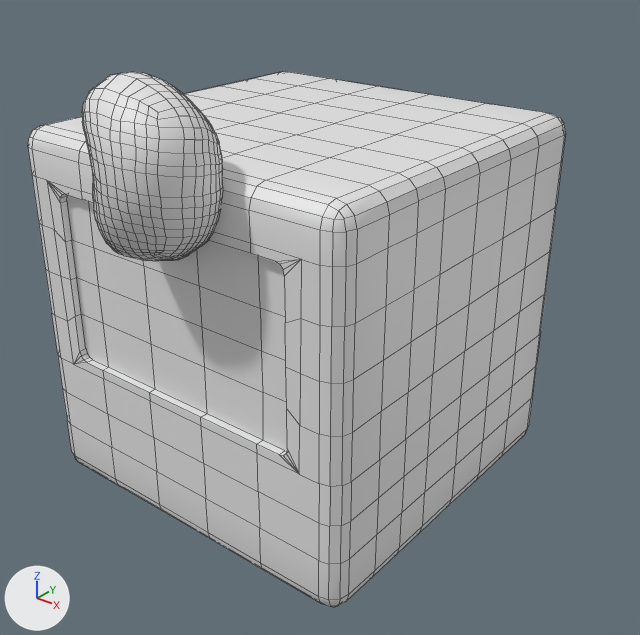
The FBX model Assets/Visual/Models/Character Models/PlayerCharacter.fbx, before and after one commit.
One viewpoint serves both versions: a camera (50 mm lens) standing at (1.35, -1.618, 0.969) and looking at (0.076, -0.026, -0.018). The axes (+X, +Y, +Z) are drawn at lower left. The lights are the same throughout. Both versions are drawn at frame 36 of the action 'Armature.007|Happy Wiggle'; the numbers are the values there. Mesh edges are drawn as thin lines.

The first picture shows 'Body', 'Hair Retopo.001'.
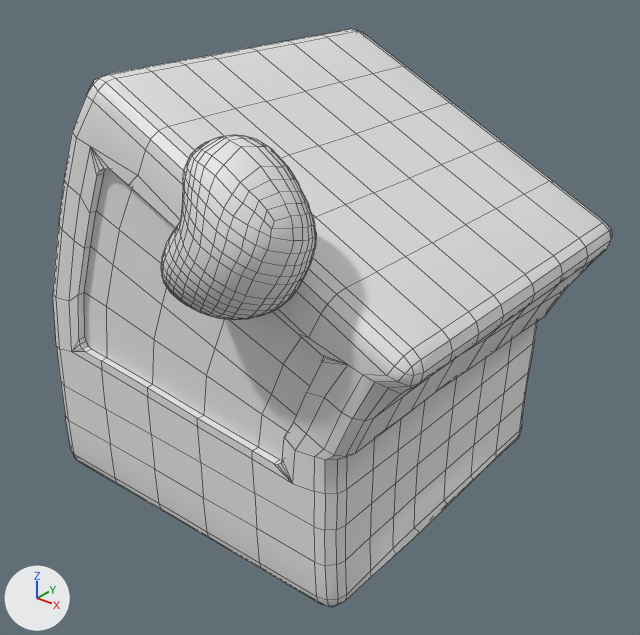
Changed parts and their boxes (x1, y1, x2, y2) in the pictures (640 x 635 px):
'Body', reshaped (8% taller)
    before: (28, 71, 566, 607)
    after: (53, 29, 612, 607)
'Hair Retopo.001', reshaped (10% wider)
    before: (82, 72, 223, 261)
    after: (161, 135, 316, 320)

The edits, one by one:
me_cube_010 is used by ob_body; location (0.0, 0.0, 0.0).
me_cube_010 had 684 vertices, 673 faces and spanned x -0.471..0.474, y -0.466..0.48, z -0.47..0.475.
me_cube_010 now has 684 vertices, 673 faces and spans x -0.484..0.627, y -0.465..0.48, z -0.472..0.618.
me_cube_010 part 1: 615 of 684 vertices moved; they spanned x -0.471..0.474, y -0.466..0.48, z -0.47..0.475 and now span x -0.484..0.627, y -0.465..0.48, z -0.472..0.618; mean shift (0.078, 0.0, -0.019); largest move (-0.444, 0.429, 0.469) -> (-0.177, 0.429, 0.618).
me_plane_009 has 710 vertices, 708 faces and spans x -0.065..0.216, y -0.655..-0.419, z 0.281..0.662.
me_plane_009 is used by ob_hair_retopo_001; location (0.0, 0.0, 0.0).
me_plane_009 part 2: the whole mesh is multiplied about its middle by the matrix ((0.892, 0.002, 0.452), (-0.001, 1.0, -0.004), (-0.452, 0.004, 0.892)), then moved by (0.212, -0.001, -0.086).
